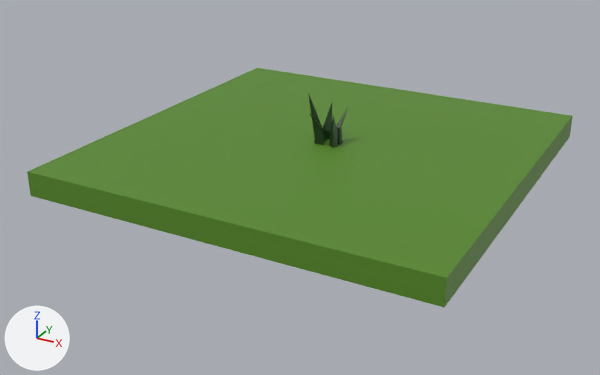
One commit to the COLLADA model Models/CaseGraphHerbe.dae: the scene before it, then after it.
Camera for both pictures: a 50 mm lens placed at (5.25, -10.26, 4.29), pointed at (-0.14, -0.47, -0.61). Arrows for +X, +Y and +Z are at lower left; the lights stay in place. Where no turn or scale is listed for an object, it has been applied to the vertices.

The older version as bpy lines, for what is in view:
```python
ob_cube = bpy.data.objects.new('Cube', me_cube_001)
ob_cube.location = (0.0, 0.0, -0.01)
ob_cube_001 = bpy.data.objects.new('Cube.001', me_cube_003)
ob_cube_001.location = (0.21, 0.06, 0.0)
ob_cube_002 = bpy.data.objects.new('Cube.002', me_cube_004)
ob_cube_002.location = (0.06, 0.01, 0.0)
ob_cube_002.rotation_euler = (3.142, 0.0, 0.0)  # degrees (180, 0, 0)
ob_cube_002.scale = (-0.0454, 0.0454, 0.0454)
ob_cylinder = bpy.data.objects.new('Cylinder', me_cylinder)
ob_cylinder.location = (0.0, 0.24, 0.07)
ob_cylinder_001 = bpy.data.objects.new('Cylinder.001', me_cylinder_001)
ob_cylinder_001.location = (0.0, -0.11, 0.08)
ob_cylinder_002 = bpy.data.objects.new('Cylinder.002', me_cylinder_002)
ob_cylinder_002.location = (0.22, -0.11, 0.08)
```
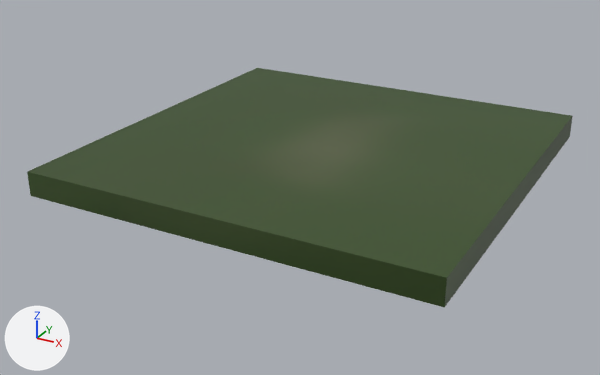
Boxes (x1, y1, x2, y2) around the edits, measured in the pictures (600 x 375 px):
'Cube', surface changed
    both: (27, 68, 573, 308)
'Cylinder', deleted
    before: (323, 103, 332, 140)
'Cube.002', deleted
    before: (308, 93, 327, 142)
'Cylinder.001', deleted
    before: (310, 114, 323, 145)
'Cylinder.002', deleted
    before: (329, 115, 337, 148)
'Cube.001', deleted
    before: (336, 106, 349, 145)

The change in detail:
Picture 'herbeRenderFinal Base Color.png' (img_herberenderfinal_base_color_png) is new.
In material 'herbeRenderFinal' (mat_herberenderfinal), base_color is no longer (0.0957, 0.253, 0.0181), green #578a25.
In material 'herbeRenderFinal' (mat_herberenderfinal), texture is now set to img_herberenderfinal_base_color_png.
Object 'Cube.002' (ob_cube_002) is deleted.
Object 'Cube.001' (ob_cube_001) is deleted.
Object 'Cylinder.002' (ob_cylinder_002) is deleted.
Object 'Cylinder.001' (ob_cylinder_001) is deleted.
Object 'Cylinder' (ob_cylinder) is deleted.
